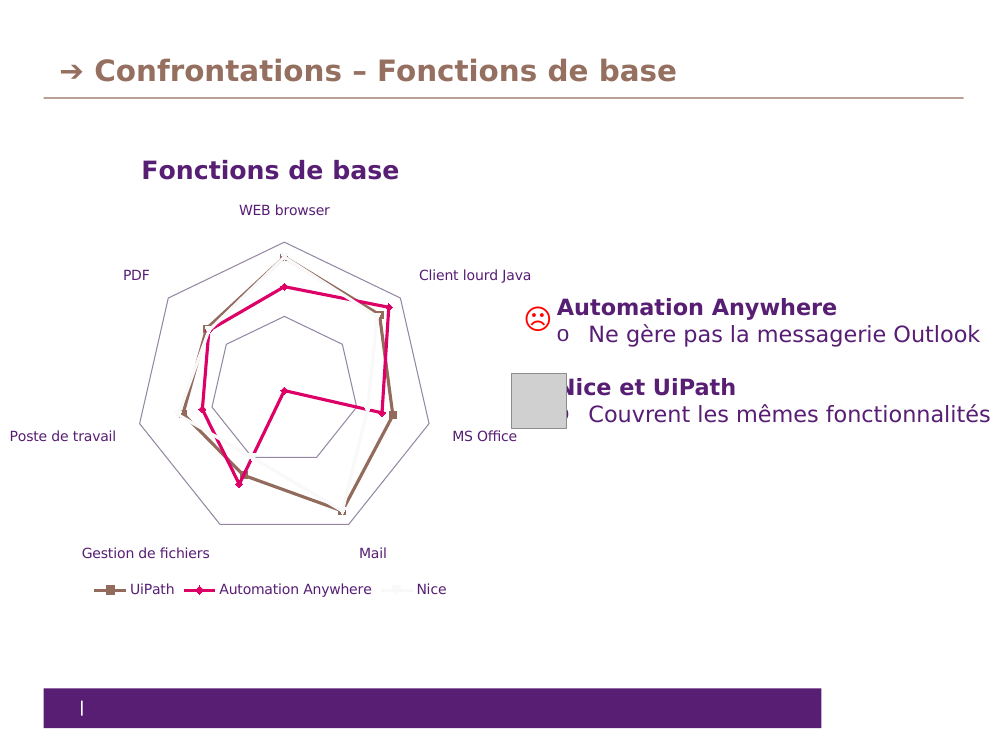
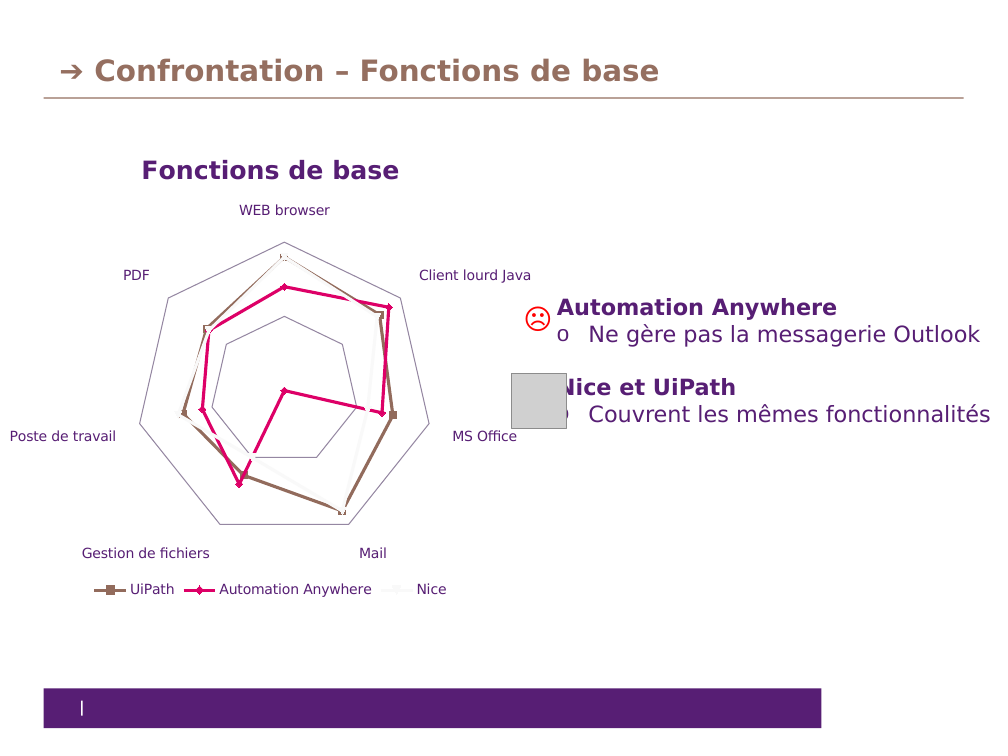
Before and after one commit to Lorennzo/Projet, a slide deck: slide 13 of conclusion des Poc RPA V64.pptx (slide 12 before the commit). Drawn at 1008x756 pixels with LibreOffice and Linux fonts; fonts in the diff are those of the drawing; grey boxes stand for pictures. Boxes give left, top, right and bottom in pixels: in the first picture for what was removed or moved away, otherwise in the second. Text is boxed around its words. In the diff, an @@ line names an element or a change of style, - is before the commit and + after.

```diff
--- a/conclusion des Poc RPA V64.pptx
+++ b/conclusion des Poc RPA V64.pptx
@@ title at box(94, 58, 659, 82): text changed @@
-➔ Confrontations – Fonctions de base
+➔ Confrontation – Fonctions de base
```
Also in this commit, not shown: 6 other slides changed, 2 slides added.
